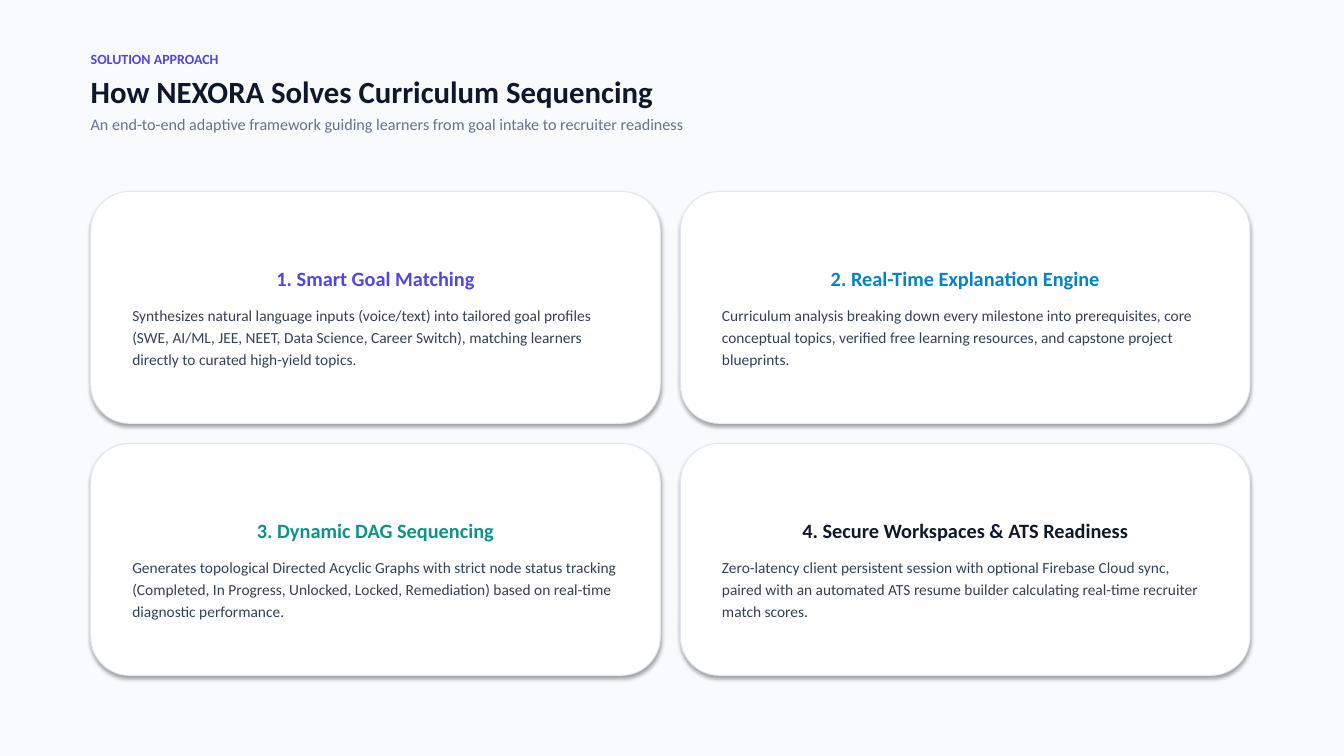
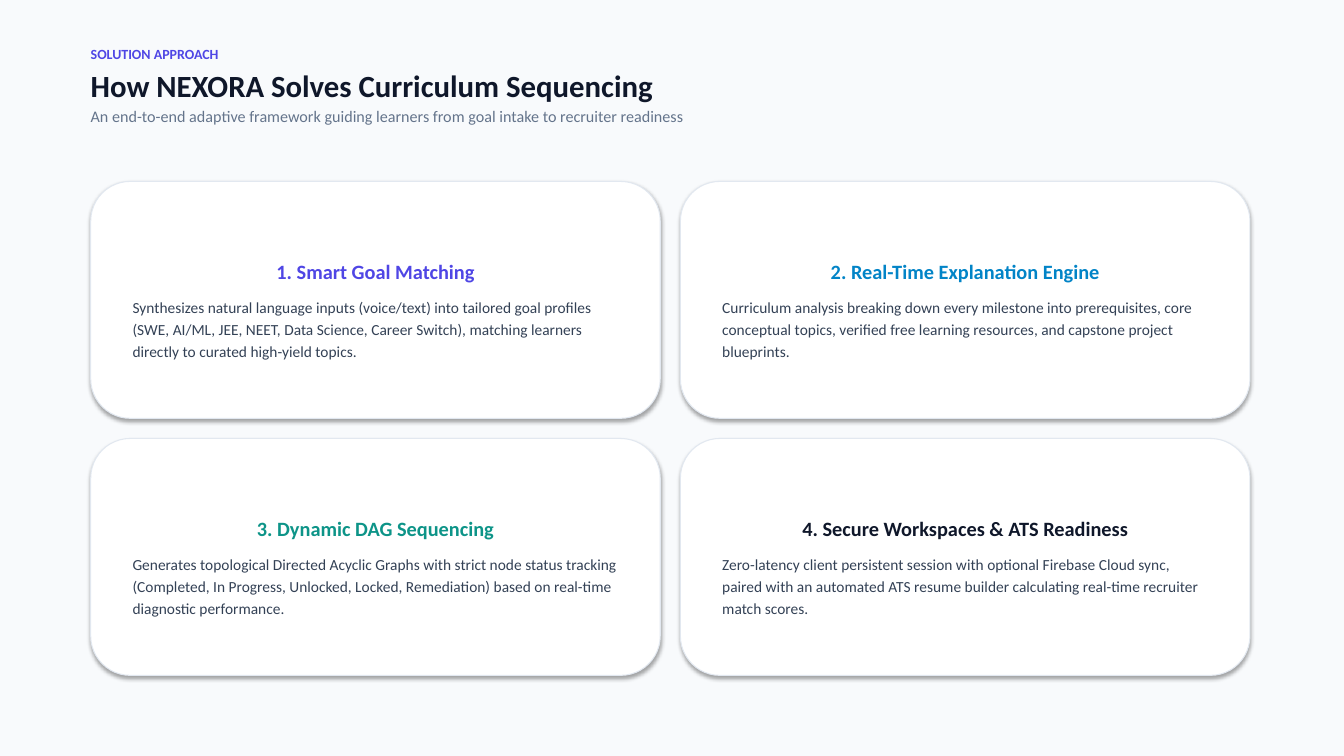
Before and after one commit to Sirivennela310505/NEXORA, a slide deck: slide 4 of NEXORA_Clean_White_Presentation.pptx (slide 3 before the commit). Drawn at 1344x756 pixels with LibreOffice and Linux fonts; fonts in the diff are those of the drawing. Boxes give left, top, right and bottom in pixels: in the first picture for what was removed or moved away, otherwise in the second. Text is boxed around its words. In the diff, an @@ line names an element or a change of style, - is before the commit and + after.

```diff
--- a/NEXORA_Clean_White_Presentation.pptx
+++ b/NEXORA_Clean_White_Presentation.pptx
@@ text at box(91, 50, 683, 125): less space between paragraphs @@
@@ rounded rectangle "1. Smart Goal Matching": place and size @@
-rounded rectangle "1. Smart Goal Matching" at box(91, 192, 660, 423)
+rounded rectangle "1. Smart Goal Matching" at box(91, 181, 660, 418)
@@ rounded rectangle "2. Real-Time Explanation Engine": place and size @@
-rounded rectangle "2. Real-Time Explanation Engine" at box(681, 192, 1250, 423)
+rounded rectangle "2. Real-Time Explanation Engine" at box(681, 181, 1250, 418)
@@ rounded rectangle "3. Dynamic DAG Sequencing": place and size @@
-rounded rectangle "3. Dynamic DAG Sequencing" at box(91, 444, 660, 676)
+rounded rectangle "3. Dynamic DAG Sequencing" at box(91, 439, 660, 676)
@@ rounded rectangle "4. Secure Workspaces & ATS ...": place and size @@
-rounded rectangle "4. Secure Workspaces & ATS ..." at box(681, 444, 1250, 676)
+rounded rectangle "4. Secure Workspaces & ATS ..." at box(681, 439, 1250, 676)
```
Also in this commit, not shown: 6 other slides changed, 2 slides added, 3 other files.
